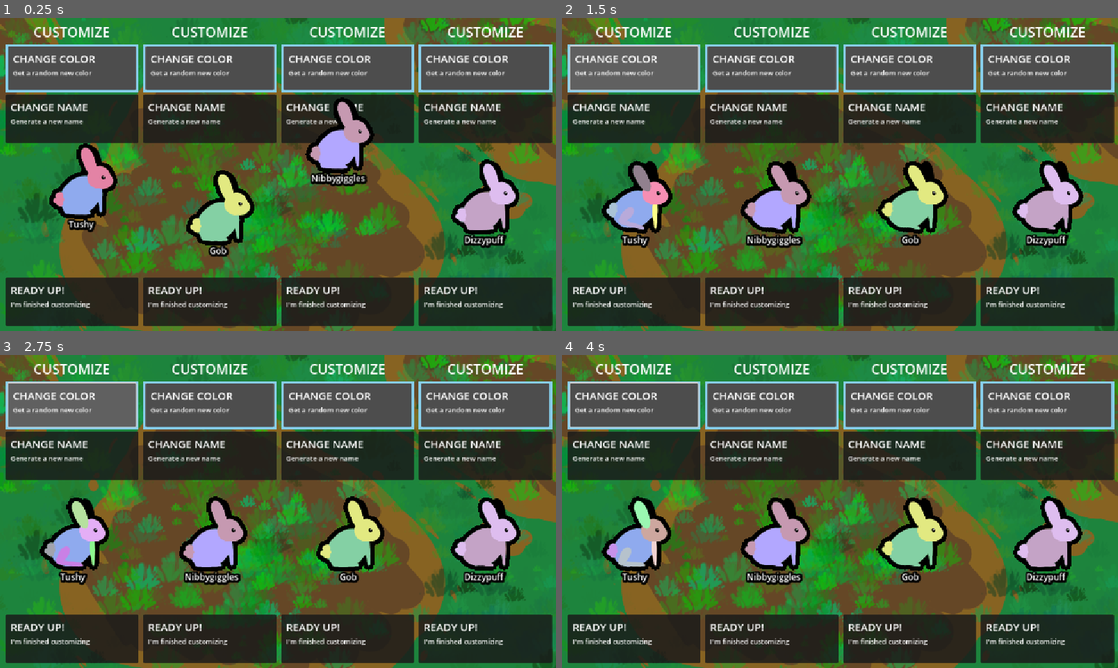
Above: before the commit, frames 1-4 (two rows, left to right).
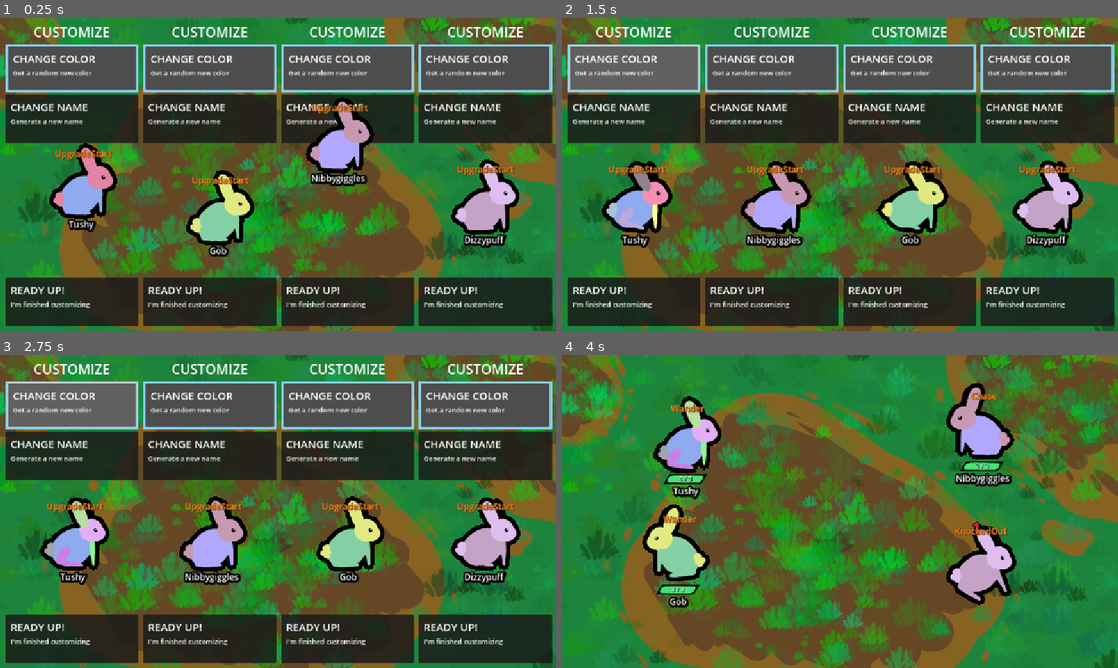
Above: after the commit, the same moments.

Repository: Galitie/tm2
Game: Godot game, scene res://test_scene.tscn
Two runs of this game, one before a commit and one after it. Both use one fixed random seed, a clock stepped at 60 frames per second and the inputs below. Sound files missing from this copy of the repository are replaced by a short silence.
Inputs (mouse positions are in pixels of both pictures, inside the frame that each line leads up to):
- Up to frame 1 (0.25 s): no input
- Up to frame 2 (1.5 s): click (634, 68) at 0.52 s; click (634, 68) at 1.27 s
- Up to frame 3 (2.75 s): click (72, 405) at 2.02 s
- Up to frame 4 (4 s): tap Enter (ui_accept) at 2.75, 3.02, 3.77 s; move the mouse to (962, 495) at 2.77 s; click (962, 495) at 2.92 s; move the mouse to (728, 527) at 3.52 s; click (728, 527) at 3.67 s

The runs differ from the first frame. In frame 1, 0.8% of the frame differs, in the area x 10-93%, y 27-54%; in frame 2, 0.7%; in frame 3, 0.7%; in frame 4, 58%, in the area x 1-100%, y 2-99%.

Commit message:
Updated no acc icon and fixed customizer bug changing colors during play

Diff:
--- a/Cards/card.gd
+++ b/Cards/card.gd
@@ -67,7 +67,15 @@
 			panel.add_child(button)
 			$AccessoryInfo/MarginContainer/VBoxContainer/Accessories.add_child(panel)
 			accessories.append(panel)
-
+		var panel = PanelContainer.new()
+		var button = Button.new()
+		button.icon = load("uid://djnv6gcu6l0li")
+		button.expand_icon = true
+		button.custom_minimum_size = Vector2(50,50)
+		button.size = Vector2(50,50)
+		panel.add_child(button)
+		$AccessoryInfo/MarginContainer/VBoxContainer/Accessories.add_child(panel)
+		accessories.append(panel)
 
 func reset_card():
 	%Description.visible = false
--- a/UI/player_customize_panel.gd
+++ b/UI/player_customize_panel.gd
@@ -7,6 +7,7 @@
 var current_user_position_in_button_array : int = 0
 var new_stylebox_normal = StyleBoxFlat.new()
 var disabled : bool = false
+var waiting_for_ready_up : bool = false
 @onready var done_text = $VBoxContainer/Done/CardInfo/MarginContainer/VBoxContainer/TitleDescription/Title
 @onready var done_description = $VBoxContainer/Done/CardInfo/MarginContainer/VBoxContainer/TitleDescription/Description
 
@@ -20,20 +21,20 @@
 
 func _physics_process(_delta):
 	var button = button_array[current_user_position_in_button_array]
-	if disabled:
+	if waiting_for_ready_up:
 		if Controller.IsButtonJustPressed(player.controller_port, JOY_BUTTON_B):
 			new_stylebox_normal.border_color = Color.SKY_BLUE
 			new_stylebox_normal.bg_color = Color.WEB_GRAY
 			not_finished_customizing.emit(player)
 			done_text.text = "READY UP!"
 			done_description.text = "I'm finished customizing"
-			disabled = false
+			waiting_for_ready_up = false
 			current_user_position_in_button_array = 0
 			button = button_array[current_user_position_in_button_array]
 			for other_button in button_array:
 				if other_button != button:
 					other_button.remove_theme_stylebox_override("panel")
-	if !disabled:
+	if !disabled and !waiting_for_ready_up:
 		if current_user_position_in_button_array == 0:
 			button.add_theme_stylebox_override("panel", new_stylebox_normal)
 		var dpad_vertical_input: int =  Controller.IsButtonJustPressed(player.controller_port, JOY_BUTTON_DPAD_DOWN) - Controller.IsButtonJustPressed(player.controller_port, JOY_BUTTON_DPAD_UP)
@@ -73,10 +74,9 @@
 		1:
 			player.monster.generate_random_name()
 		2:
-			disabled = true
+			waiting_for_ready_up = true
 			new_stylebox_normal.border_color = Color.GREEN
 			new_stylebox_normal.bg_color = Color.GREEN
 			finished_customizing.emit(player)
 			done_text.text = "Please Wait..."
 			done_description.text = "Press 'B' to go back to customizing"
-			disabled = true
--- a/main.gd
+++ b/main.gd
@@ -306,8 +306,9 @@
 func card_pressed(card : PanelContainer, acc_index : int):
 	var player : Player = card.upgrade_panel.player
 	if card.chosen_resource.parts_and_acc.size() > 0:
-		var part : MonsterPart = card.chosen_resource.parts_and_acc[acc_index]
-		MonsterGeneration.AddPartToMonster(player.monster, part)
+		if acc_index < card.chosen_resource.parts_and_acc.size() :
+			var part : MonsterPart = card.chosen_resource.parts_and_acc[acc_index]
+			MonsterGeneration.AddPartToMonster(player.monster, part)
 	var resource_array : Array[Resource] = card.upgrade_panel.resource_array
 	player.upgrade_points -= 1
 	card.upgrade_panel.upgrade_title.text = "UPG POINTS [x" + str(player.upgrade_points) + "]"
--- a/test_scene.tscn
+++ b/test_scene.tscn
@@ -26,7 +26,6 @@
 
 [node name="Game" type="Node2D"]
 script = ExtResource("1_fnpeg")
-debug_mode = false
 override_sudden_death_time = 60.0
 
 [node name="Background" type="Sprite2D" parent="."]
Not shown, changed: Todo.txt
Binary file added: none_icon.png
Not shown, added: none_icon.png.import
